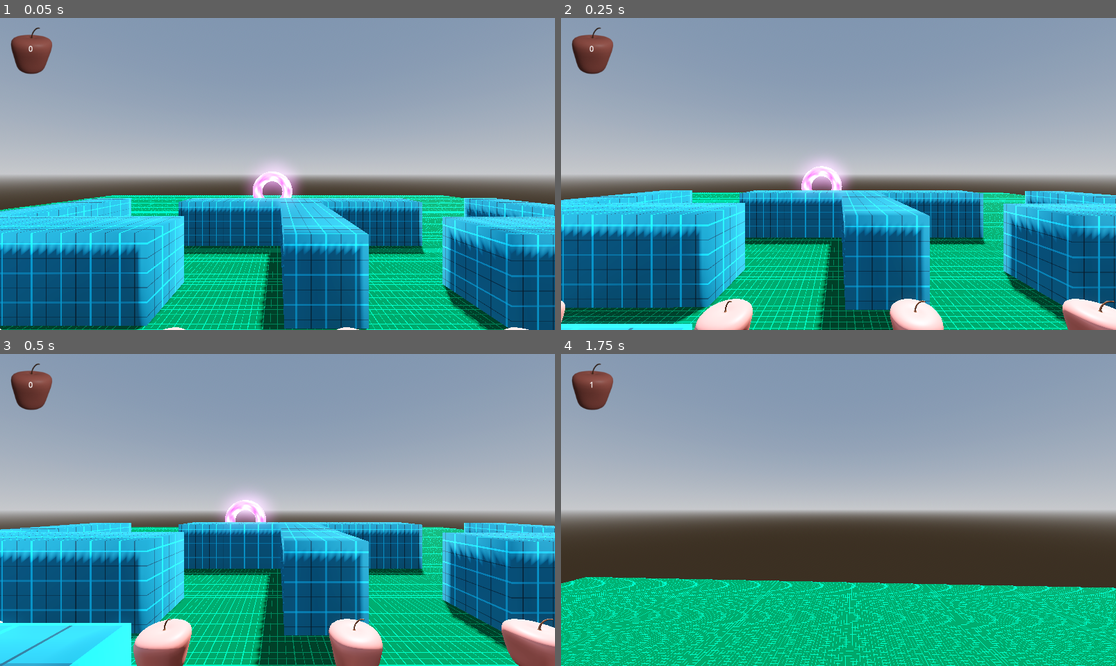
Above: before the commit, frames 1-4 (two rows, left to right).
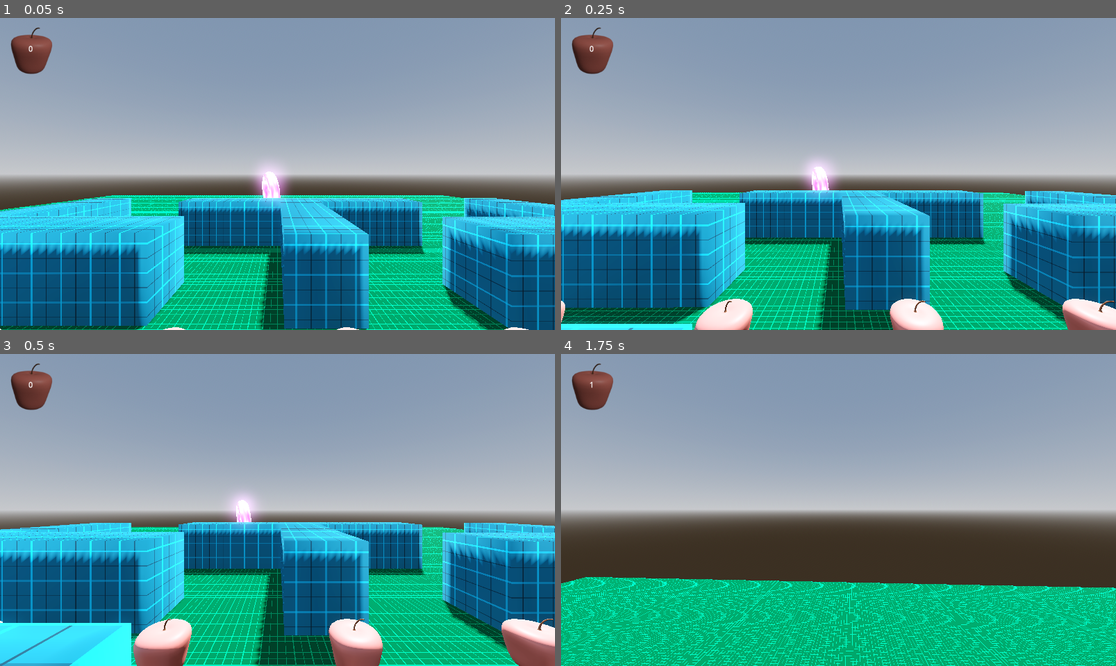
Above: after the commit, the same moments.

Repository: owenbmcc/3D_Game_Template
Game: Godot game, scene res://Scenes/Levels/pac_man_scene.tscn
Two runs of this game, one before a commit and one after it. Both use one fixed random seed, a clock stepped at 60 frames per second and the inputs below. This scene is started directly instead of the project's main scene.
Inputs (mouse positions are in pixels of both pictures, inside the frame that each line leads up to):
- Up to frame 1 (0.05 s): no input
- Up to frame 2 (0.25 s): no input
- Up to frame 3 (0.5 s): no input
- Up to frame 4 (1.75 s): move the mouse to (866, 510) at 0.52 s; hold W (move_forward) from 0.53 s (still down); tap F (pickup) at 0.6, 1.35 s; tap Space (jump) at 0.77, 1.52 s; move the mouse to (810, 510) at 1.27 s

The runs differ from the first frame. In frame 1, 0.7% of the frame differs, in the area x 44-55%, y 49-60%; in frame 2, 0.6%; in frame 3, 0.5%; in frame 4, nothing differs.

Commit message:
enemey lookat basic

Diff:
--- a/Scripts/enemy.gd
+++ b/Scripts/enemy.gd
@@ -2,13 +2,19 @@
 
 @onready var nav_agent = $NavigationAgent3D
 @export var speed = 3
+@export var patrol_locations : Array[Marker3D]
 
 func _physics_process(delta):
 	var current_location = global_transform.origin
 	var next_location = nav_agent.get_next_path_position()
 	var new_velocity = (next_location - current_location).normalized() * speed
 	velocity = new_velocity
+	look_at(current_location + new_velocity)
+
 	move_and_slide()
+
+
+
 
 func update_target_location(target_location):
 	nav_agent.set_target_position(target_location)
--- a/Scripts/pickup.gd
+++ b/Scripts/pickup.gd
@@ -33,7 +33,6 @@
 
 # detect user input
 func _unhandled_input(_event):
-	print('pick 1', pickup_object)
 	# if user hits "f" or pickup button
 	if Input.is_action_just_pressed("pickup"):
 		emit_signal("update_console", "")
